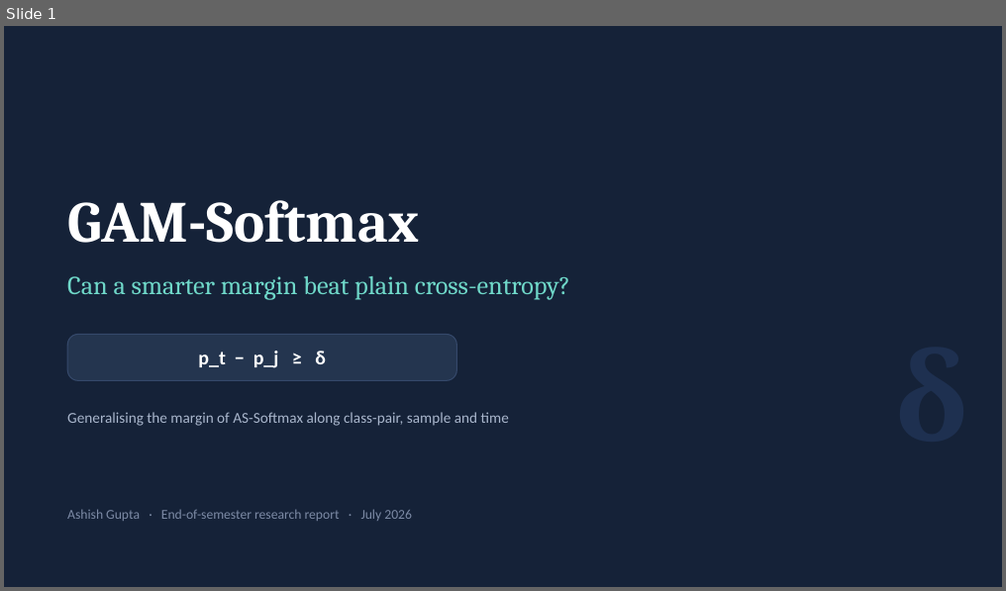
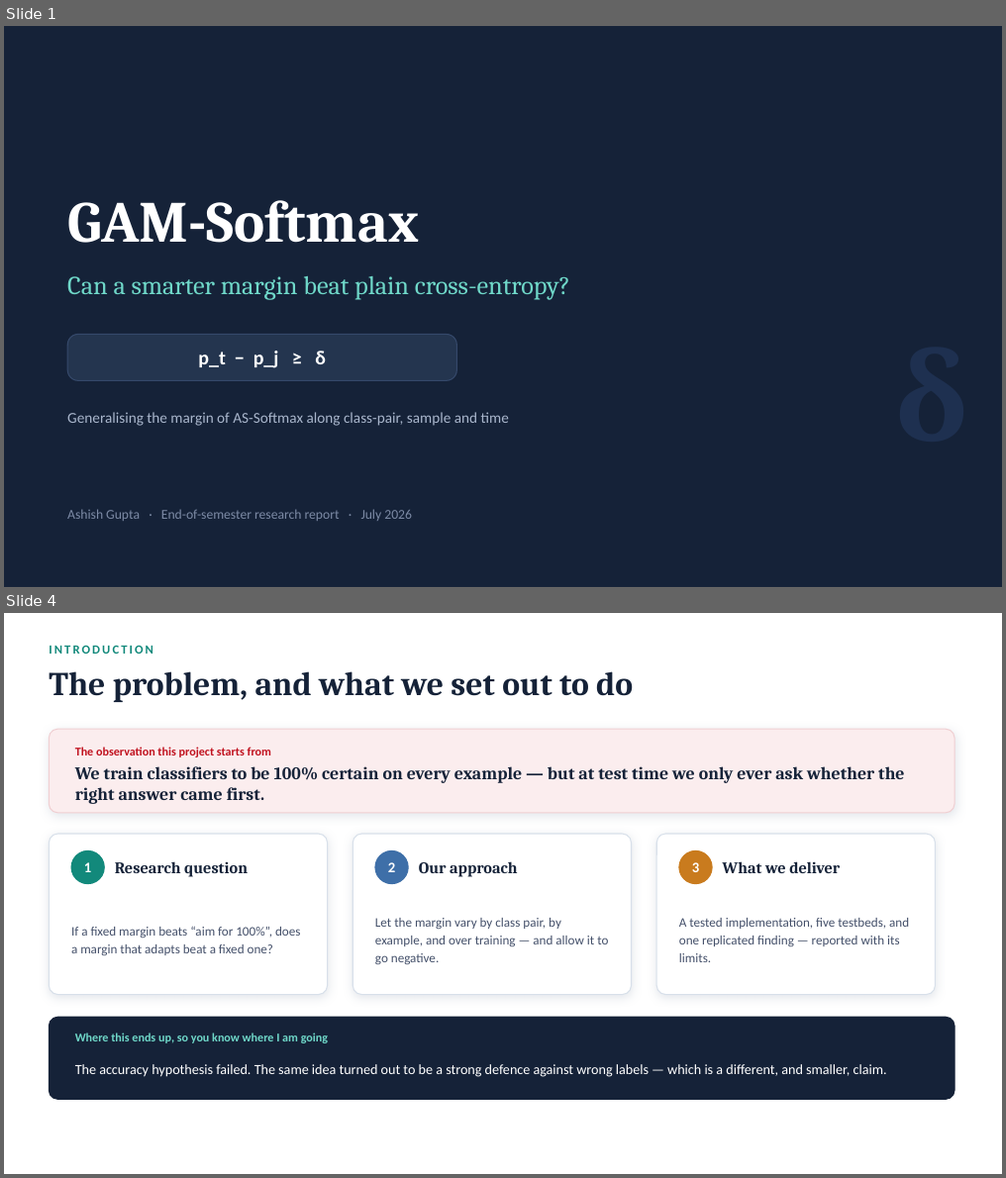
Before and after one commit to haitomnsg/softmaxResearch, a slide deck: presentation/GAM-Softmax-Presentation.pptx. Shown one above the other, each under a label of ours: slide 1 before the commit, slides 1 and 4 after it; the slides between them are not shown. The pictures are 1006x591 and 1006x1178 pixels, drawn with LibreOffice and Linux fonts; fonts in the diff are those of the drawing. Boxes give left, top, right and bottom in pixels: in the first picture for what was removed or moved away, otherwise in the second. Text is boxed around its words. In the diff, an @@ line names an element or a change of style, - is before the commit and + after.

```diff
--- a/presentation/GAM-Softmax-Presentation.pptx
+++ b/presentation/GAM-Softmax-Presentation.pptx
@@ slide 4 added at bbox=[4, 613, 1002, 1174], background #FFFFFF @@
@@ text added at bbox=[49, 645, 153, 654], 12 pt, text #12897B, bold @@
+INTRODUCTION
@@ text added at bbox=[49, 671, 633, 702], 32 pt, text #152238, bold @@
+The problem, and what we set out to do
@@ rounded rectangle added at bbox=[49, 729, 954, 813], fill #FBEDEE, outline #F0CFD2 1 pt @@
@@ text added at bbox=[75, 747, 271, 758], 11.5 pt, text #C1121F, bold @@
+The observation this project starts from
@@ text added at bbox=[75, 766, 904, 804], 17 pt, text #152238, bold @@
+We train classifiers to be 100% certain on every example — but at test time we only ever ask whether the right answer came first.
@@ rounded rectangle added at bbox=[49, 834, 328, 995], fill #FFFFFF, outline #D8E0EA 1 pt @@
@@ rounded rectangle added at bbox=[352, 834, 632, 995], fill #FFFFFF, outline #D8E0EA 1 pt @@
@@ rounded rectangle added at bbox=[656, 834, 936, 995], fill #FFFFFF, outline #D8E0EA 1 pt @@
@@ ellipse added at bbox=[71, 851, 104, 884], fill #12897B, outline #12897B 1 pt @@
@@ text added at bbox=[84, 862, 91, 872], 14 pt, text #FFFFFF, bold @@
+1
@@ text added at bbox=[115, 861, 248, 877], 15.5 pt, text #152238, bold @@
+Research question
@@ ellipse added at bbox=[375, 851, 408, 884], fill #3E6FA8, outline #3E6FA8 1 pt @@
@@ text added at bbox=[388, 862, 395, 872], 14 pt, text #FFFFFF, bold @@
+2
@@ text added at bbox=[419, 861, 518, 877], 15.5 pt, text #152238, bold @@
+Our approach
@@ ellipse added at bbox=[679, 851, 712, 884], fill #C97B1E, outline #C97B1E 1 pt @@
@@ text added at bbox=[692, 862, 699, 872], 14 pt, text #FFFFFF, bold @@
+3
@@ text added at bbox=[723, 861, 840, 873], 15.5 pt, text #152238, bold @@
+What we deliver
@@ text added at bbox=[71, 926, 300, 956], 12.5 pt, text #44506A @@
+If a fixed margin beats “aim for 100%”, does a margin that adapts beat a fixed one?
@@ text added at bbox=[375, 918, 608, 964], 12.5 pt, text #44506A @@
+Let the margin vary by class pair, by example, and over training — and allow it to go negative.
@@ text added at bbox=[679, 918, 909, 962], 12.5 pt, text #44506A @@
+A tested implementation, five testbeds, and one replicated finding — reported with its limits.
@@ rounded rectangle added at bbox=[49, 1017, 954, 1100], fill #152238, outline #152238 1 pt @@
@@ text added at bbox=[75, 1033, 328, 1044], 11.5 pt, text #6FD8C9, bold @@
+Where this ends up, so you know where I am going
@@ text added at bbox=[75, 1064, 887, 1077], 13.5 pt, text #FFFFFF @@
+The accuracy hypothesis failed. The same idea turned out to be a strong defence against wrong labels — which is a different, and smaller, claim.
```
Also in this commit, not shown: 11 slides changed, 8 other slides added, 1 slide removed, 1 other file.
